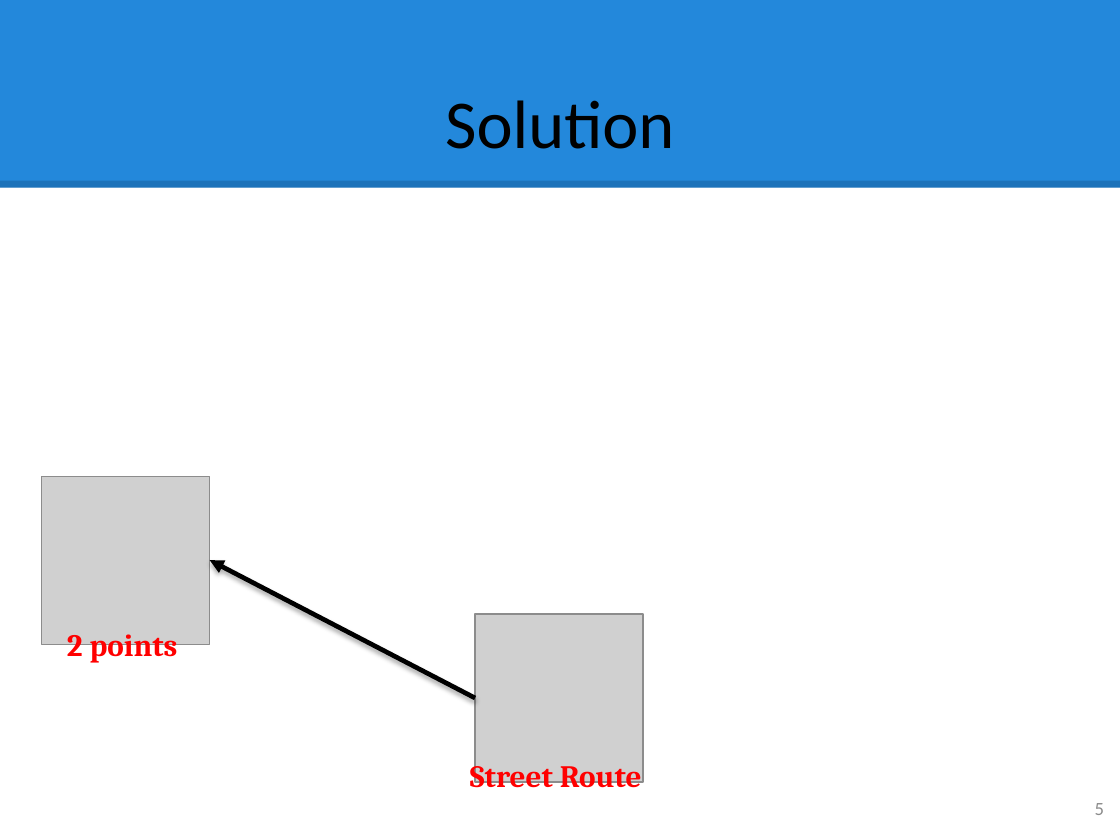
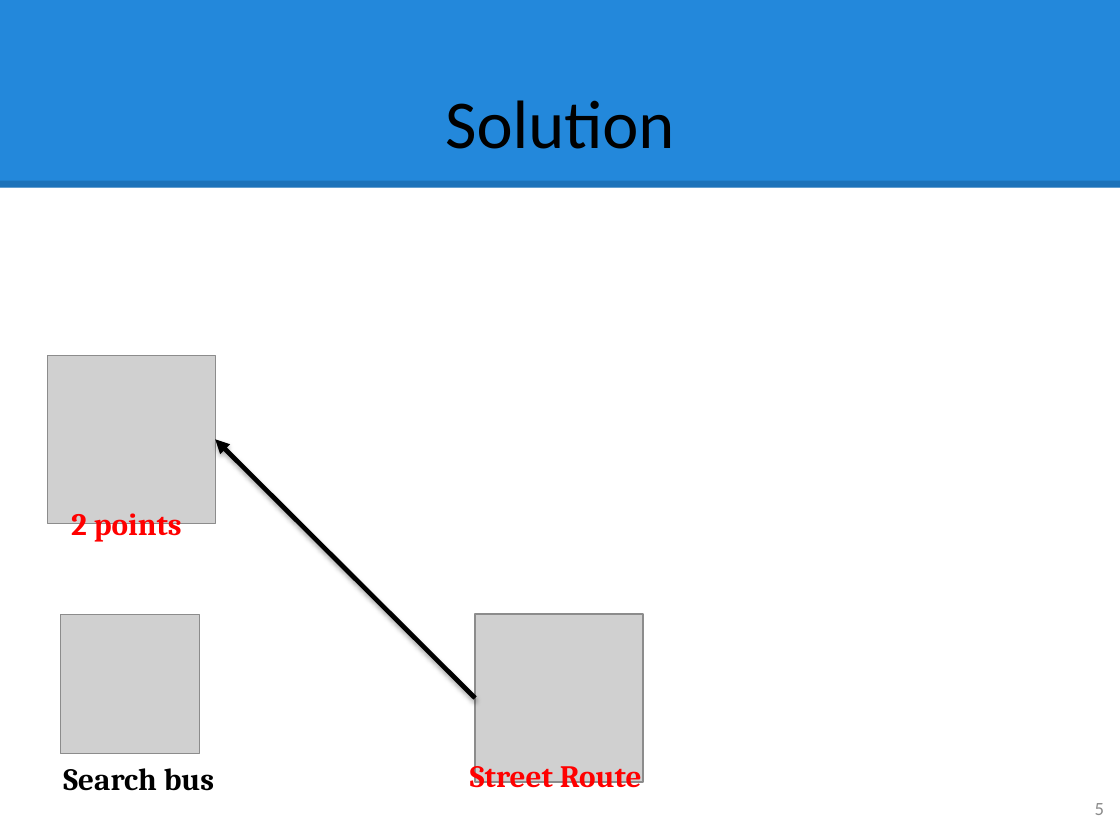
Before and after one commit to hqt/street-router, a slide deck: slide 5 of Document/presentation/ngoan/5 search motorbike.pptx. Drawn at 1120x840 pixels with LibreOffice and Linux fonts; fonts in the diff are those of the drawing; grey boxes stand for pictures. Boxes give left, top, right and bottom in pixels: in the first picture for what was removed or moved away, otherwise in the second. Text is boxed around its words. In the diff, an @@ line names an element or a change of style, - is before the commit and + after.

```diff
--- a/Document/presentation/ngoan/5 search motorbike.pptx
+++ b/Document/presentation/ngoan/5 search motorbike.pptx
@@ picture: place and size @@
-picture at <box>41,476,209,644</box>
+picture at <box>47,355,215,523</box>
@@ arrow moved from (475, 698) - (209, 560) to (475, 698) - (215, 439) @@
@@ text "2 points": place and size @@
-text "2 points" at <box>67,628,178,663</box>
+text "2 points" at <box>71,507,182,542</box>
@@ picture added at <box>60,615,199,754</box> @@
@@ text added at <box>63,768,214,791</box>, 20 pt, text #000000, bold @@
+Search bus
```
Also in this commit, not shown: 10 other slides changed, 3 other files.
